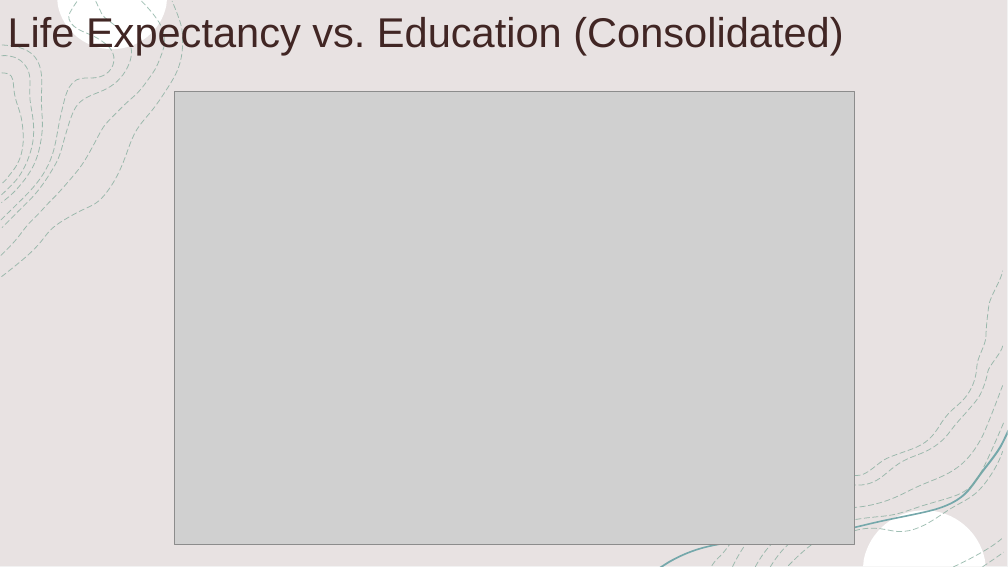
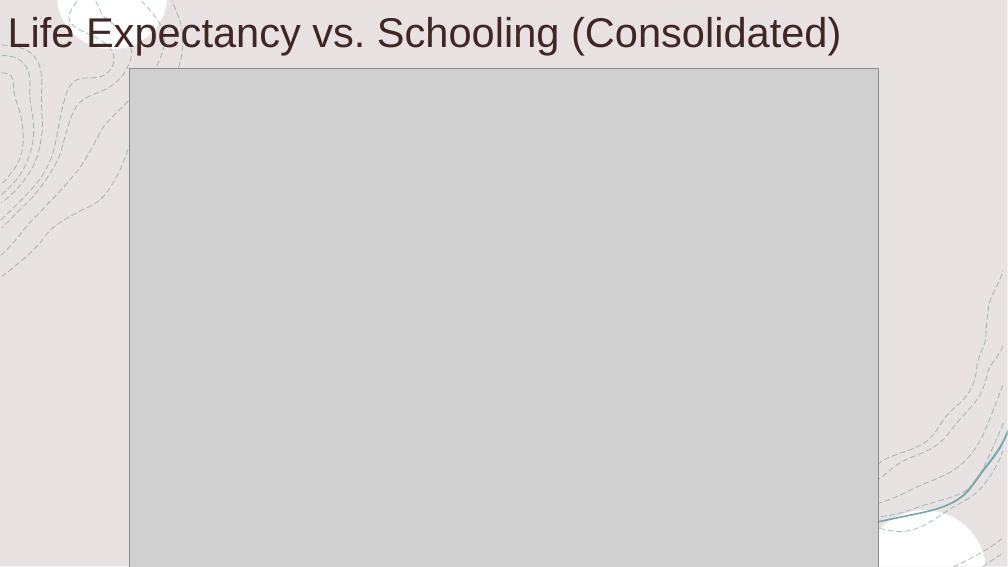
Before and after one commit to jaryan77/TeamTitans_Project_1, a slide deck: slide 7 of Life Expectancy Presentation.pptx (slide 5 before the commit). Drawn at 1008x567 pixels with LibreOffice and Linux fonts; fonts in the diff are those of the drawing; grey boxes stand for pictures. Boxes give left, top, right and bottom in pixels: in the first picture for what was removed or moved away, otherwise in the second. Text is boxed around its words. In the diff, an @@ line names an element or a change of style, - is before the commit and + after.

```diff
--- a/Life Expectancy Presentation.pptx
+++ b/Life Expectancy Presentation.pptx
@@ title at [8, 14, 841, 55]: text changed @@
-Life Expectancy vs. Education (Consolidated)
+Life Expectancy vs. Schooling (Consolidated)
@@ picture: place and size @@
-picture at [175, 91, 855, 545]
+picture at [130, 68, 879, 567]
```
Also in this commit, not shown: 4 other slides changed, 4 slides added, 4 slides removed, 14 other files.
